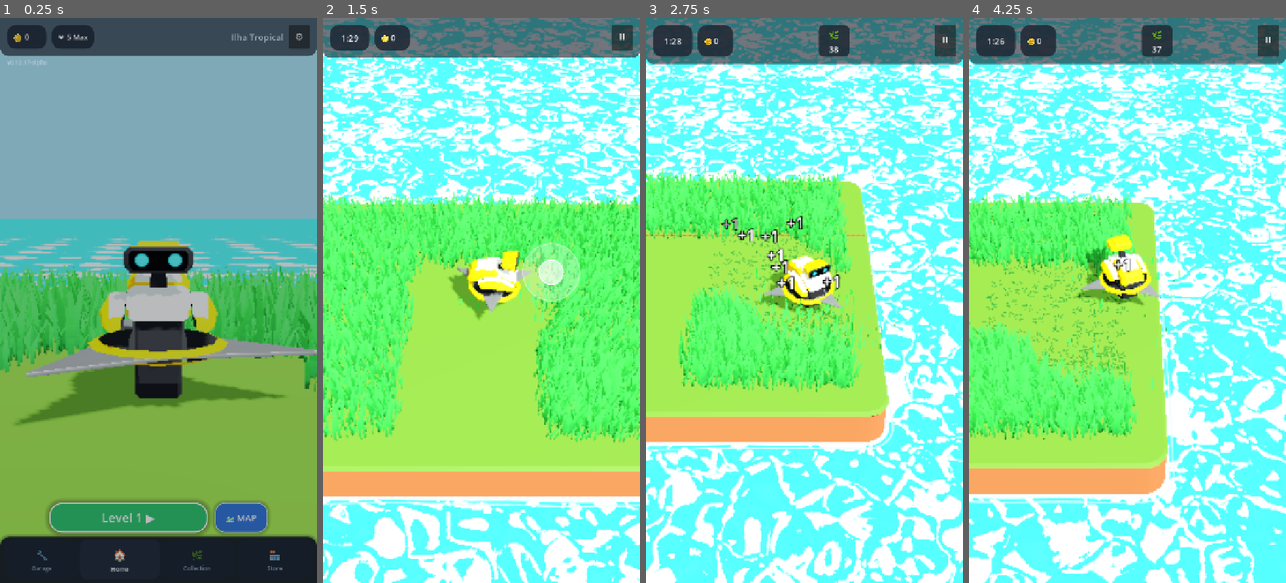
Above: before the commit, frames 1-4 (left to right).
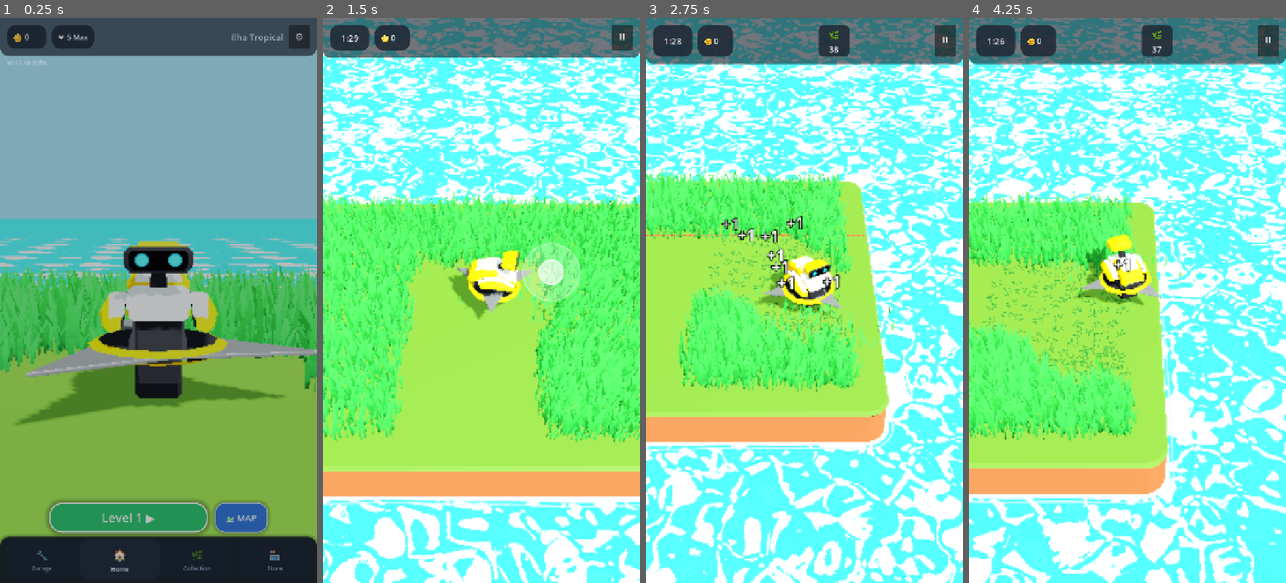
Above: after the commit, the same moments.

Repository: rogerbif/grass-cut-bot
Game: Godot game, scene res://scenes/menu/main_menu.tscn
The game is run twice, just before and just after one commit, with the same random seed, the same clock (stepped at 60 frames per second) and the same inputs.
Inputs (mouse positions are in pixels of both pictures, inside the frame that each line leads up to):
- Up to frame 1 (0.25 s): no input
- Up to frame 2 (1.5 s): click "Level 1 ▶" at 0.5 s; tap Enter at 1.25 s; move the mouse to (551, 272) at 1.27 s; hold Right (ui_right) from 1.28 s (still down); hold Alt from 1.28 s (still down); click (551, 272) at 1.42 s
- Up to frame 3 (2.75 s): release Right (ui_right) at 2 s; release Alt at 2 s; drag from (741, 328) to (788, 413) at 2.02 s
- Up to frame 4 (4.25 s): move the mouse to (1159, 176) at 2.77 s; hold Right (ui_right) 2.78-3.5 s; tap Z at 2.85 s; drag from (1111, 413) to (1032, 215) at 3.52 s

The runs differ from the first frame. In frame 1, less than 0.1% of the frame differs, in the area x 8-10%, y 7-9%; in frame 2, 0.2%; in frame 3, 0.8%, in the area x 27-79%, y 44-61%; in frame 4, 0.4%.

Commit message:
perf(particles): calibracao do pool de particulas e prevencao de reciclagem prematura (v0.12.18-alpha)

Diff:
--- a/project.godot
+++ b/project.godot
@@ -11,7 +11,7 @@
 [application]
 
 config/name="Grass Cut Bot"
-config/version="0.12.17-alpha"
+config/version="0.12.18-alpha"
 run/main_scene="res://scenes/menu/main_menu.tscn"
 config/features=PackedStringArray("4.7", "Mobile")
 boot_splash/image="uid://3pegaomvcdut"
--- a/scripts/core/game_version.gd
+++ b/scripts/core/game_version.gd
@@ -7,7 +7,7 @@
 
 const MAJOR: int = 0
 const MINOR: int = 12
-const PATCH: int = 17
+const PATCH: int = 18
 const STAGE: String = "ALPHA" # "PRE-ALPHA", "ALPHA", "BETA", "RC", "RELEASE"
 const BUILD_TYPE: String = "dev" # "dev", "nightly", "public"
 
--- a/scripts/plants/plant.gd
+++ b/scripts/plants/plant.gd
@@ -150,10 +150,10 @@
 		p.name = "PooledCutParticles_%d" % i
 		p.cast_shadow = GeometryInstance3D.SHADOW_CASTING_SETTING_OFF
 		p.emitting = false
-		p.amount = 21
-		p.lifetime = 0.55
+		p.amount = 14
+		p.lifetime = 0.42
 		p.one_shot = true
-		p.explosiveness = 0.92
+		p.explosiveness = 0.95
 		p.mesh = LEAF_MESH
 		p.emission_shape = CPUParticles3D.EMISSION_SHAPE_RING
 		p.emission_ring_axis = Vector3(0.0, 1.0, 0.0)
@@ -164,7 +164,7 @@
 		p.direction = Vector3(0.0, 1.0, 0.0)
 		p.spread = 85.0
 		p.gravity = Vector3(0.0, -9.8, 0.0)
-		p.initial_velocity_min = 1.8
+		p.initial_velocity_min = 2.0
 		p.initial_velocity_max = 3.6
 		p.angular_velocity_min = -540.0
 		p.angular_velocity_max = 540.0
--- a/scripts/plants/vegetation_grid.gd
+++ b/scripts/plants/vegetation_grid.gd
@@ -1046,6 +1046,7 @@
 	var max_cz: int = ceili((center.z + hit_radius) / GRID_STEP)
 
 	var now_sec: float = float(Time.get_ticks_msec()) * 0.001
+	var particles_spawned_this_frame: int = 0
 
 	for cx: int in range(min_cx, max_cx + 1):
 		for cz: int in range(min_cz, max_cz + 1):
@@ -1088,7 +1089,9 @@
 							if mmi_idx < _clipping_counts.size():
 								_clipping_counts[mmi_idx] = c_idx
 							clip_mm.visible_instance_count = c_idx
-					_spawn_cut_particles_at(p_pos, _particle_colors[p_idx])
+					if particles_spawned_this_frame < 2:
+						_spawn_cut_particles_at(p_pos, _particle_colors[p_idx])
+						particles_spawned_this_frame += 1
 
 					# Acumulador unificado: 10 tufos físicos = 1 unidade de meta
 					var p_key: String = _plant_keys[p_idx]
Not shown, changed: export_presets.cfg
Not shown, changed: docs/05_arquitetura_e_desenvolvimento/PLANO_MESTRE_DE_PERFORMANCE.md
Not shown, added: docs/historico_melhorias/094_calibracao_particulas_corte.md
Not shown, changed: docs/historico_melhorias/INDICE_MELHORIAS.md
